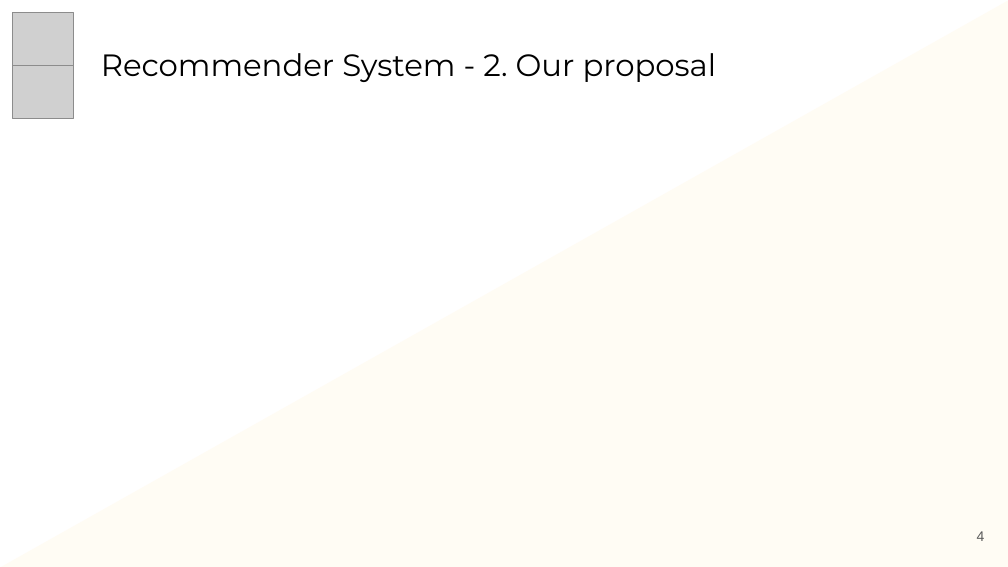
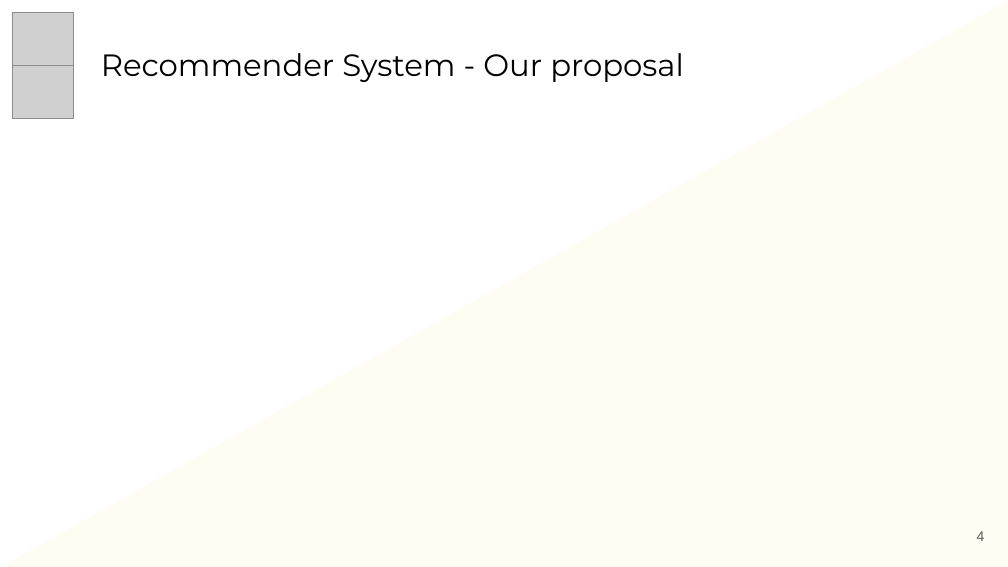
Before and after one commit to antoniosh97/Recommender-System-2023, a slide deck: slide 4 of Management/Presentation/20220322_RS-Amazon_Products-Presentation.pptx. Drawn at 1008x567 pixels with LibreOffice and Linux fonts; fonts in the diff are those of the drawing; grey boxes stand for pictures. Boxes give left, top, right and bottom in pixels: in the first picture for what was removed or moved away, otherwise in the second. Text is boxed around its words. In the diff, an @@ line names an element or a change of style, - is before the commit and + after.

```diff
--- a/Management/Presentation/20220322_RS-Amazon_Products-Presentation.pptx
+++ b/Management/Presentation/20220322_RS-Amazon_Products-Presentation.pptx
@@ text at [101, 53, 684, 82]: text changed @@
-Recommender System - 2. Our proposal
+Recommender System - Our proposal
```
Also in this commit, not shown: 6 other slides changed.
